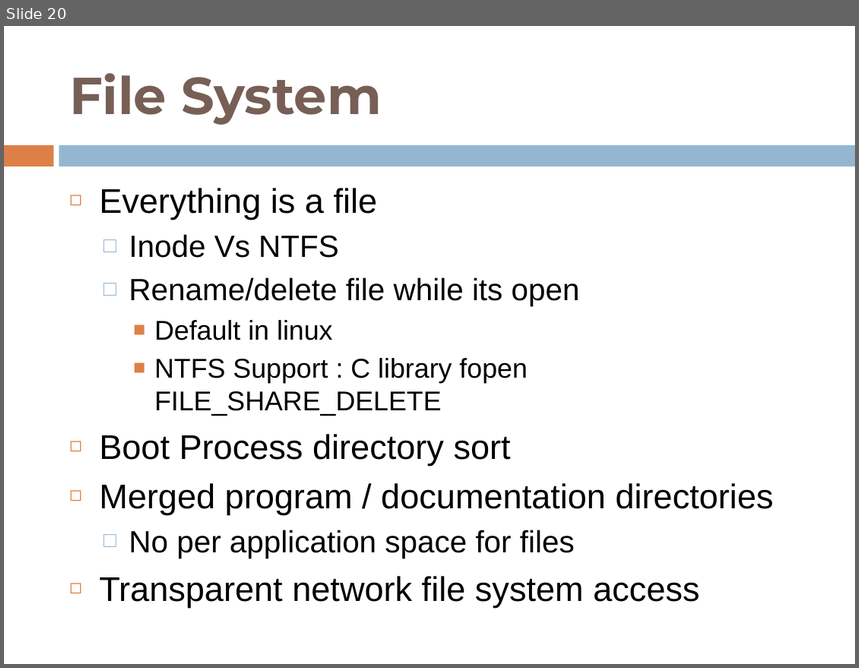
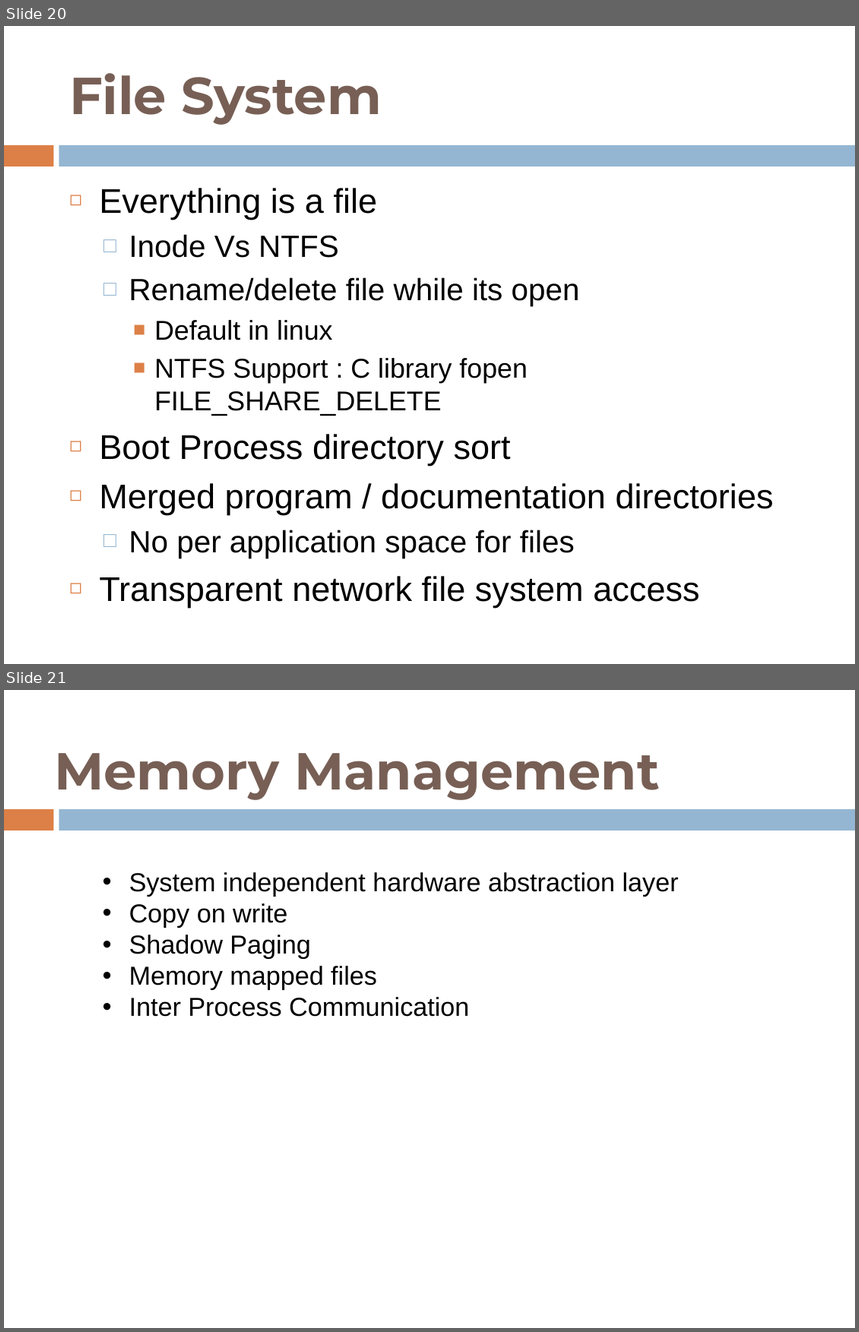
Before and after one commit to shyamrajendran/OS_MPS, a slide deck: 4th_credit/survey.pptx. Shown one above the other, each under a label of ours: slide 20 before the commit, slides 20 and 21 after it. The pictures are 859x668 and 859x1332 pixels, drawn with LibreOffice and Linux fonts; fonts in the diff are those of the drawing. Boxes give left, top, right and bottom in pixels: in the first picture for what was removed or moved away, otherwise in the second. Text is boxed around its words. In the diff, an @@ line names an element or a change of style, - is before the commit and + after.

```diff
--- a/4th_credit/survey.pptx
+++ b/4th_credit/survey.pptx
@@ slide 21 added at [4, 690, 855, 1328], background #FFFFFF; not listed: 2 template elements that a slide beside it also shows @@
@@ title added at [54, 753, 660, 800], 44 pt, text #775F55, bold @@
+Memory Management
@@ text added at [129, 872, 679, 1017], 22 pt, text #000000 @@
+• System independent hardware abstraction layer
+• Copy on write
+• Shadow Paging
+• Memory mapped files
+• Inter Process Communication
```
Also in this commit, not shown: 7 other slides added.
